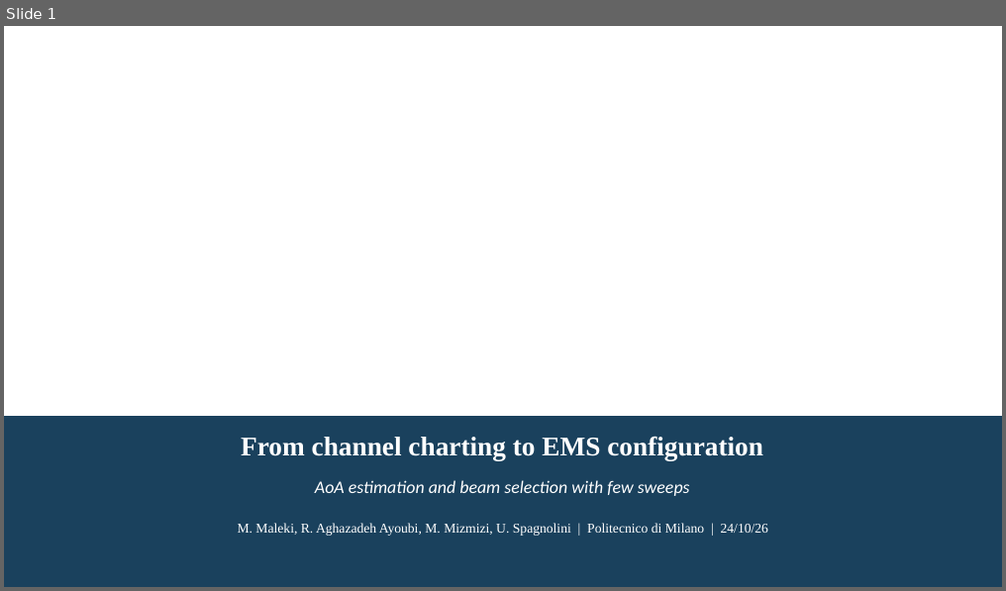
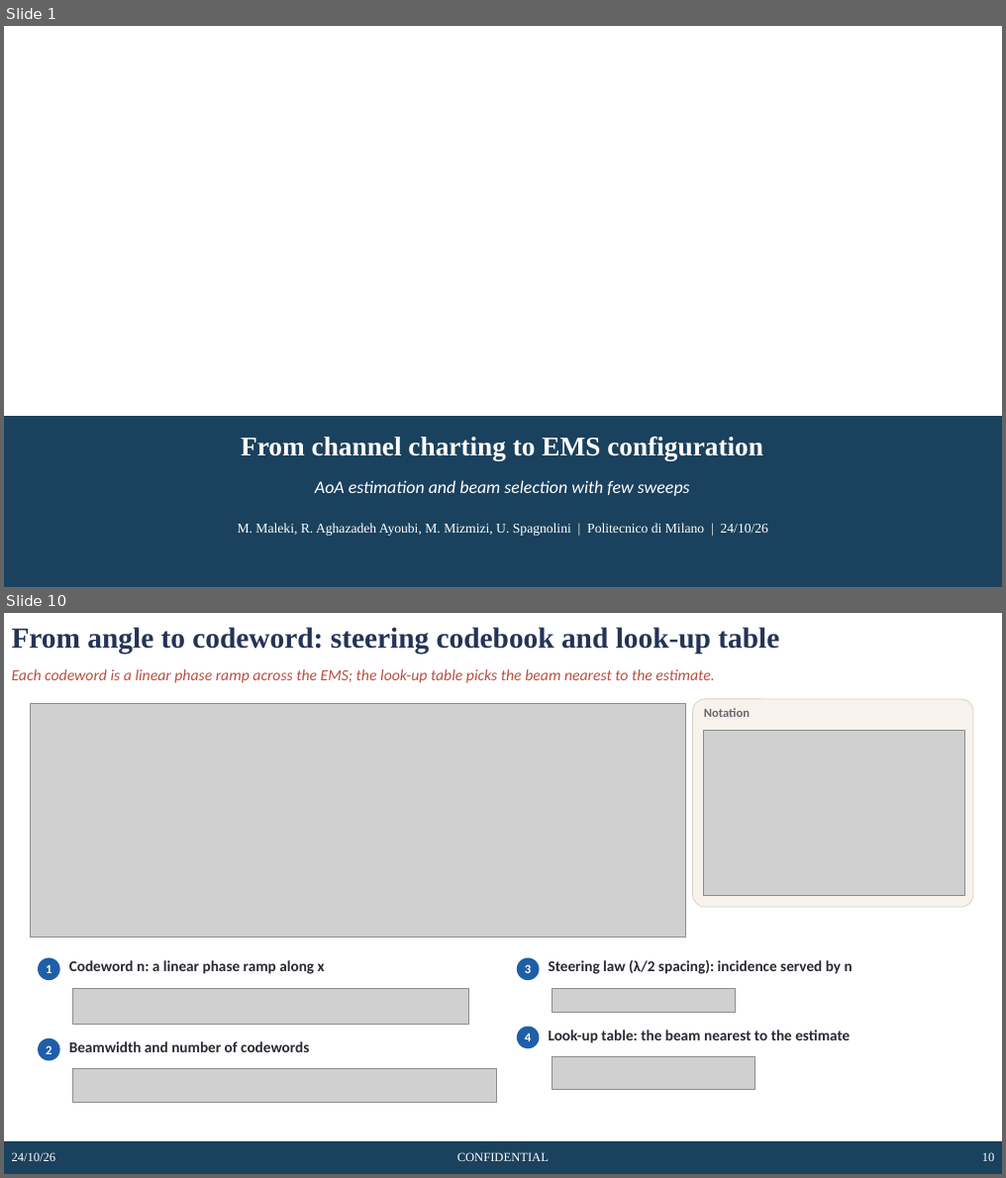
Before and after one commit to rizianno/Channel-charting-in-smart-radio-environments, a slide deck: slides/CC_EMS_configuration_slides.pptx. Shown one above the other, each under a label of ours: slide 1 before the commit, slides 1 and 10 after it; the slides between them are not shown. The pictures are 1006x591 and 1006x1178 pixels, drawn with LibreOffice and Linux fonts; fonts in the diff are those of the drawing; grey boxes stand for pictures; background and template pictures are left out. Boxes give left, top, right and bottom in pixels: in the first picture for what was removed or moved away, otherwise in the second. Text is boxed around its words. In the diff, an @@ line names an element or a change of style, - is before the commit and + after.

```diff
--- a/slides/CC_EMS_configuration_slides.pptx
+++ b/slides/CC_EMS_configuration_slides.pptx
@@ slide 10 added at box(4, 613, 1002, 1174), background #FFFFFF @@
@@ title added at box(12, 627, 779, 654), 28 pt, text #253356, bold @@
+From angle to codeword: steering codebook and look-up table
@@ text added at box(12, 669, 714, 683), 15 pt, text #B85042, italic @@
+Each codeword is a linear phase ramp across the EMS; the look-up table picks the beam nearest to the estimate.
@@ rounded rectangle added at box(693, 699, 973, 907), fill #F7F3EC, outline #D9D0C1 0.75 pt @@
@@ picture added at box(30, 703, 685, 938) @@
@@ text added at box(704, 708, 749, 717), 12 pt, text #6B6670, bold @@
+Notation
@@ picture added at box(704, 731, 965, 896) @@
@@ ellipse added at box(38, 959, 60, 980), fill #1F5FA8, 12 pt, text #FFFFFF, bold @@
+1
@@ text added at box(69, 960, 325, 974), 14.5 pt, text #2B2A33, bold @@
+Codeword n: a linear phase ramp along x
@@ ellipse added at box(517, 959, 540, 980), fill #1F5FA8, 12 pt, text #FFFFFF, bold @@
+3
@@ text added at box(548, 960, 852, 974), 14.5 pt, text #2B2A33, bold @@
+Steering law (λ/2 spacing): incidence served by n
@@ picture added at box(73, 989, 469, 1025) @@
@@ picture added at box(552, 989, 736, 1012) @@
@@ ellipse added at box(517, 1026, 540, 1049), fill #1F5FA8, 12 pt, text #FFFFFF, bold @@
+4
@@ ellipse added at box(38, 1039, 60, 1061), fill #1F5FA8, 12 pt, text #FFFFFF, bold @@
+2
@@ text added at box(69, 1042, 309, 1053), 14.5 pt, text #2B2A33, bold @@
+Beamwidth and number of codewords
@@ text added at box(548, 1030, 849, 1044), 14.5 pt, text #2B2A33, bold @@
+Look-up table: the beam nearest to the estimate
@@ picture added at box(552, 1057, 755, 1090) @@
@@ picture added at box(73, 1069, 497, 1103) @@
@@ rectangle added at box(4, 1142, 1002, 1174), fill #1A415D @@
@@ text added at box(12, 1153, 56, 1161), 12 pt, text #FFFFFF @@
+24/10/26
@@ text added at box(457, 1153, 548, 1161), 12 pt, text #FFFFFF @@
+CONFIDENTIAL
@@ page number added at box(982, 1153, 995, 1161), 12 pt, text #FFFFFF @@
+10
```
Also in this commit, not shown: 2 slides changed, 6 other slides added, 1 slide removed, 45 other files.
